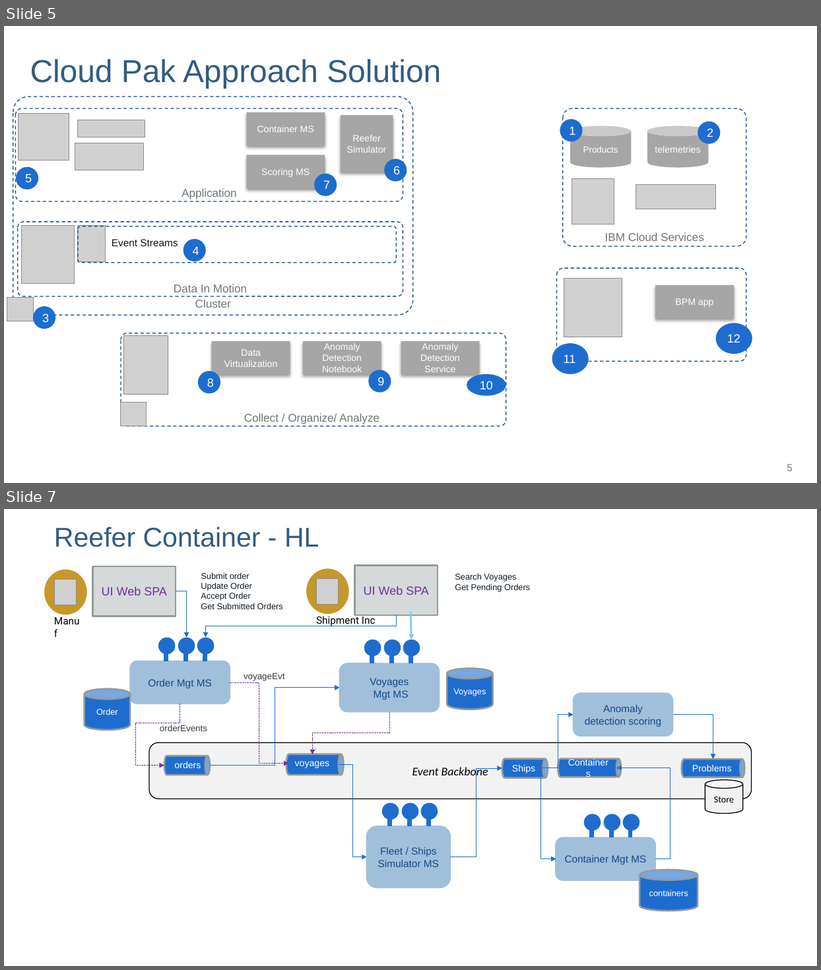
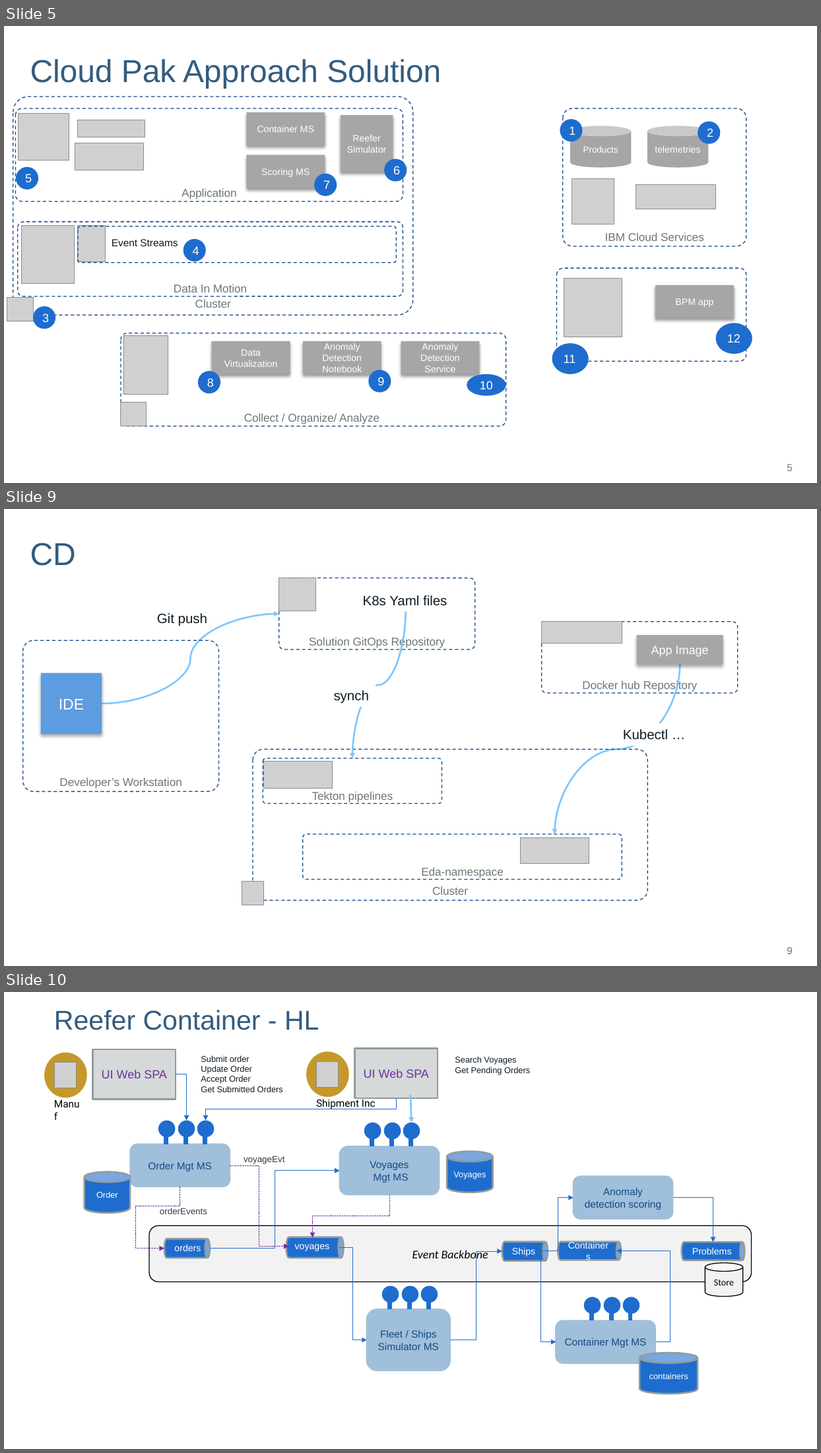
Before and after one commit to ibm-cloud-architecture/refarch-reefer-ml, a slide deck: diagrams.pptx. Shown one above the other, each under a label of ours: slides 5 and 7 before the commit, slides 5, 9 and 10 after it; the slides between them are not shown. The pictures are 821x970 and 821x1453 pixels, drawn with LibreOffice and Linux fonts; fonts in the diff are those of the drawing; grey boxes stand for pictures; background and template pictures are left out. Boxes give left, top, right and bottom in pixels: in the first picture for what was removed or moved away, otherwise in the second. Text is boxed around its words. In the diff, an @@ line names an element or a change of style, - is before the commit and + after.

```diff
--- a/diagrams.pptx
+++ b/diagrams.pptx
@@ slide 9 added at [4,509,817,966], background #FFFFFF @@
@@ title added at [30,543,76,566], 37.3 pt, text #325C80 @@
+CD
@@ rounded rectangle added at [279,578,475,650], outline #144989 1 pt dashed, 13.3 pt, text #6D7777 @@
+Solution GitOps Repository
@@ picture added at [279,578,316,611] @@
@@ text added at [363,595,447,606], 16 pt, text #0E1B24 @@
+K8s Yaml files
@@ curved arrow added from (102, 704) to (279, 614), #7CC7FF 2 pt @@
@@ text added at [157,613,207,626], 16 pt, text #0E1B24 @@
+Git push
@@ curved arrow added from (406, 611) to (352, 758), #7CC7FF 2 pt @@
@@ rounded rectangle added at [542,622,738,693], outline #144989 1 pt dashed, 13.3 pt, text #6D7777 @@
+Docker hub Repository
@@ picture added at [542,622,622,643] @@
@@ rounded rectangle added at [23,641,218,792], outline #144989 1 pt dashed, 13.3 pt, text #6D7777 @@
+Developer’s Workstation
@@ rectangle added at [637,635,724,665], fill #A6A6A6, 14 pt, text #FFFFFF @@
+App Image
@@ curved arrow added from (680, 665) to (555, 835), #7CC7FF 2 pt @@
@@ rectangle added at [40,673,102,734], fill #5E9CE0, 18 pt, text #FFFFFF @@
+IDE
@@ text added at [334,691,369,704], 16 pt, text #0E1B24 @@
+synch
@@ text added at [623,729,668,740], 16 pt, text #0E1B24 @@
+Kubectl …
@@ rounded rectangle added at [253,749,648,900], outline #144989 1 pt dashed, 13.3 pt, text #6D7777 @@
+Cluster
@@ rounded rectangle added at [263,758,443,803], outline #144989 1 pt dashed, 13.3 pt, text #6D7777 @@
+Tekton pipelines
@@ picture added at [264,762,332,788] @@
@@ rounded rectangle added at [303,835,622,880], outline #144989 1 pt dashed, 13.3 pt, text #6D7777 @@
+Eda-namespace
@@ picture added at [521,838,589,864] @@
@@ picture added at [242,882,264,906] @@
@@ page number added at [787,947,793,955], 12 pt, text #6D7777 @@
+9
@@ what was slide 7 is now slide 10 @@
```
Also in this commit, not shown: 1 slide changed, 2 other slides added, 58 other files.
